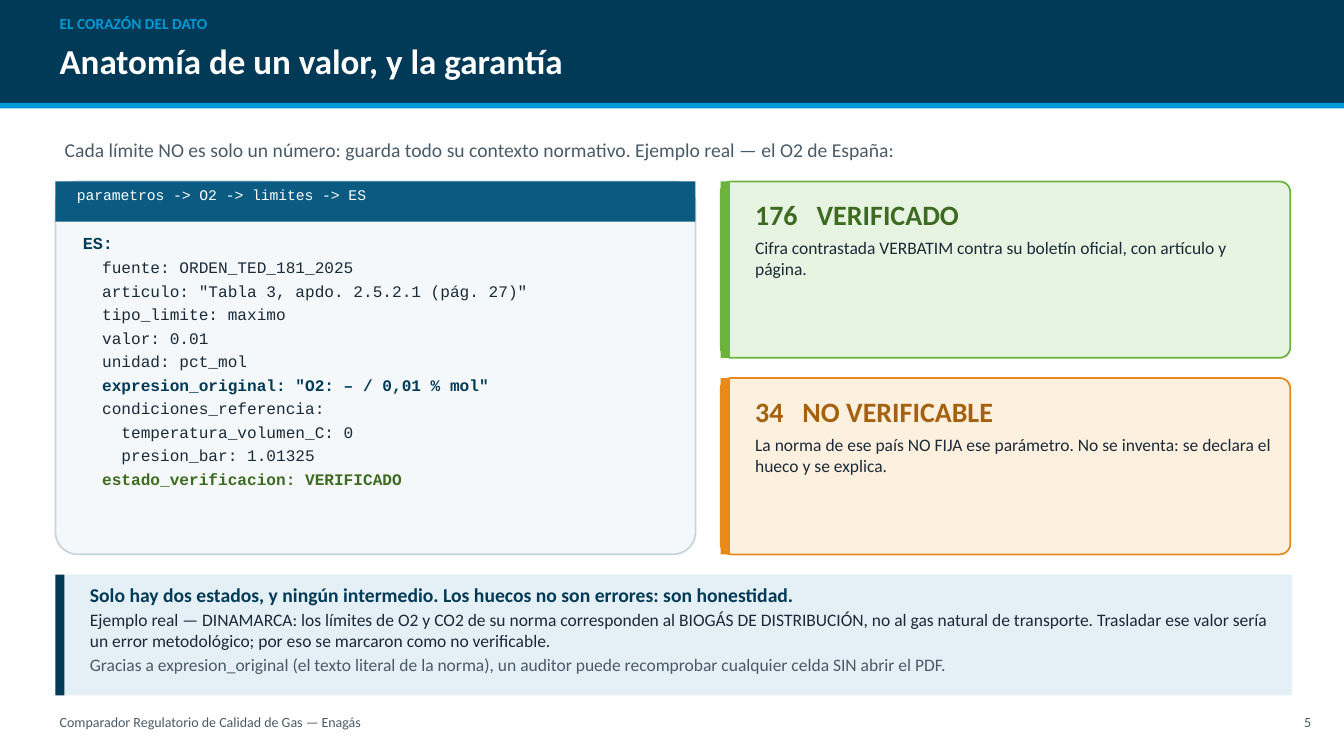
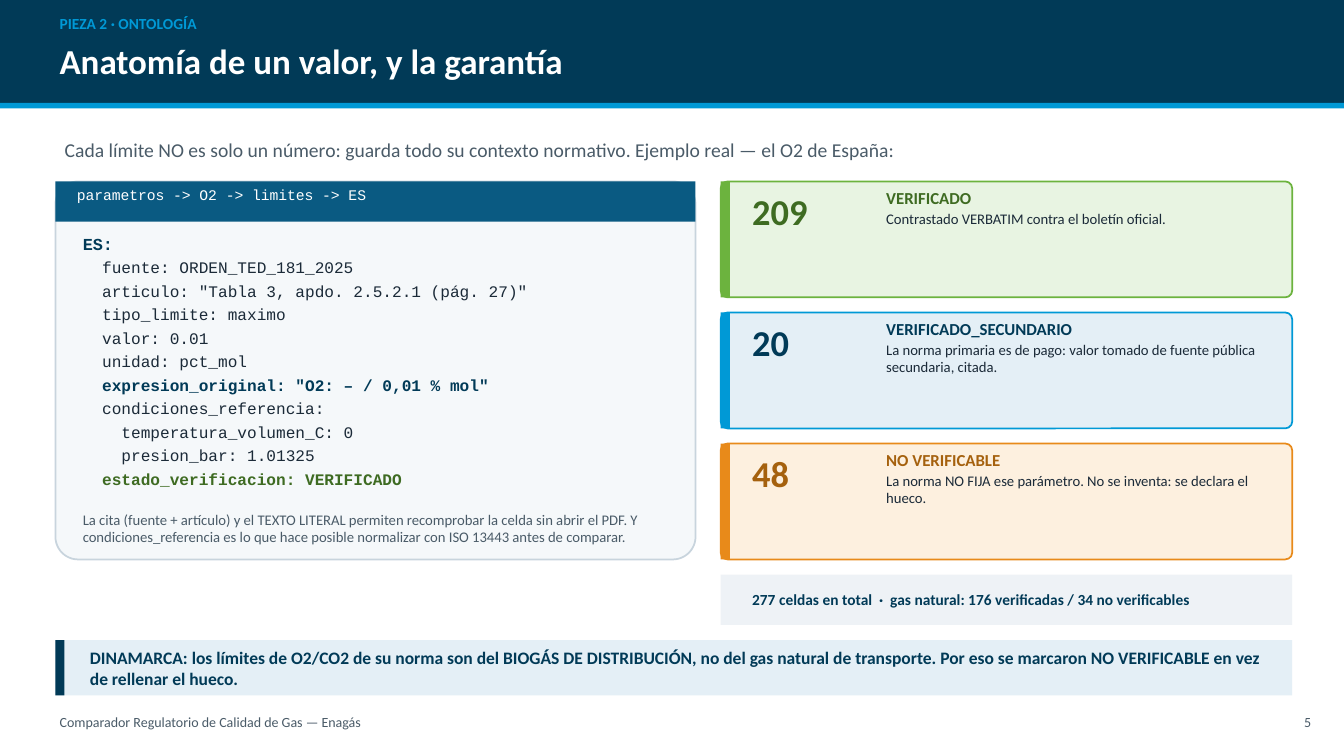
Before and after one commit to CarlosOlivaZurdo/ENAG-S_G1, a slide deck: slide 6 of docs/Presentacion_Comparador_Gas.pptx. Drawn at 1344x756 pixels with LibreOffice and Linux fonts; fonts in the diff are those of the drawing. Boxes give left, top, right and bottom in pixels: in the first picture for what was removed or moved away, otherwise in the second. Text is boxed around its words. In the diff, an @@ line names an element or a change of style, - is before the commit and + after.

```diff
--- a/docs/Presentacion_Comparador_Gas.pptx
+++ b/docs/Presentacion_Comparador_Gas.pptx
@@ text at <box>60,16,196,29</box>: text changed @@
-EL CORAZÓN DEL DATO
+PIEZA 2 · ONTOLOGÍA
@@ rounded rectangle: place and size @@
-rounded rectangle at <box>55,181,696,555</box>
+rounded rectangle at <box>55,181,696,560</box>
@@ rounded rectangle: place and size @@
-rounded rectangle at <box>721,181,1291,358</box>
+rounded rectangle at <box>721,181,1293,297</box>
@@ rectangle: place and size @@
-rectangle at <box>721,181,730,358</box>
+rectangle at <box>721,181,730,297</box>
@@ text added at <box>752,201,807,226</box>, 26 pt, text #3E6B22, bold @@
+209
@@ text at <box>886,193,1166,224</box>: text changed; size 12.5 to 10.5 pt @@
-176 VERIFICADO
-Cifra contrastada VERBATIM contra su boletín oficial, con artículo y página.
+VERIFICADO
+Contrastado VERBATIM contra el boletín oficial.
@@ rounded rectangle added at <box>721,313,1293,429</box>, fill #E4EFF6, outline #0099D6 1.25 pt @@
@@ rectangle added at <box>721,313,730,429</box>, fill #0099D6 @@
@@ text added at <box>886,324,1255,374</box>, 10.5 pt, text #1B2A38 @@
+VERIFICADO_SECUNDARIO
+La norma primaria es de pago: valor tomado de fuente pública secundaria, citada.
@@ text added at <box>752,332,789,357</box>, 26 pt, text #013A57, bold @@
+20
@@ rounded rectangle: place and size @@
-rounded rectangle at <box>721,378,1291,555</box>
+rounded rectangle at <box>721,444,1293,560</box>
@@ rectangle: place and size @@
-rectangle at <box>721,378,730,555</box>
+rectangle at <box>721,444,730,560</box>
@@ text added at <box>752,462,789,488</box>, 26 pt, text #A5610E, bold @@
+48
@@ text at <box>886,455,1249,503</box>: text changed; size 12.5 to 10.5 pt @@
-34 NO VERIFICABLE
-La norma de ese país NO FIJA ese parámetro. No se inventa: se declara el hueco y se explica.
+NO VERIFICABLE
+La norma NO FIJA ese parámetro. No se inventa: se declara el hueco.
@@ text added at <box>83,514,637,545</box>, 10.5 pt, text #4A5B68 @@
+La cita (fuente + artículo) y el TEXTO LITERAL permiten recomprobar la celda sin abrir el PDF. Y condiciones_referencia es lo que hace posible normalizar con ISO 13443 antes de comparar.
@@ rectangle added at <box>721,575,1293,625</box>, fill #EEF2F6 @@
@@ text added at <box>752,594,1190,608</box>, 11 pt, text #013A57, bold @@
+277 celdas en total · gas natural: 176 verificadas / 34 no verificables
@@ rectangle: place and size @@
-rectangle at <box>55,575,1293,696</box>
+rectangle at <box>55,640,1293,696</box>
@@ rectangle: place and size @@
-rectangle at <box>55,575,65,696</box>
+rectangle at <box>55,640,65,696</box>
@@ text "DINAMARCA: los límites de O2/CO2 ..." at <box>90,650,1260,685</box>: vertical alignment top to middle @@
@@ text at <box>90,650,1260,685</box>: text changed; text colour #1B2A38 to #013A57; bold on @@
-Solo hay dos estados, y ningún intermedio. Los huecos no son errores: son honestidad.
-Ejemplo real — DINAMARCA: los límites de O2 y CO2 de su norma corresponden al BIOGÁS DE DISTRIBUCIÓN, no al gas natural de transporte. Trasladar ese valor sería un error metodológico; por eso se marcaron como no verificable.
-Gracias a expresion_original (el texto literal de la norma), un auditor puede recomprobar cualquier celda SIN abrir el PDF.
+DINAMARCA: los límites de O2/CO2 de su norma son del BIOGÁS DE DISTRIBUCIÓN, no del gas natural de transporte. Por eso se marcaron NO VERIFICABLE en vez de rellenar el hueco.
```
Also in this commit, not shown: 4 other slides changed, 1 slide added, 4 slides removed, 1 other file.
